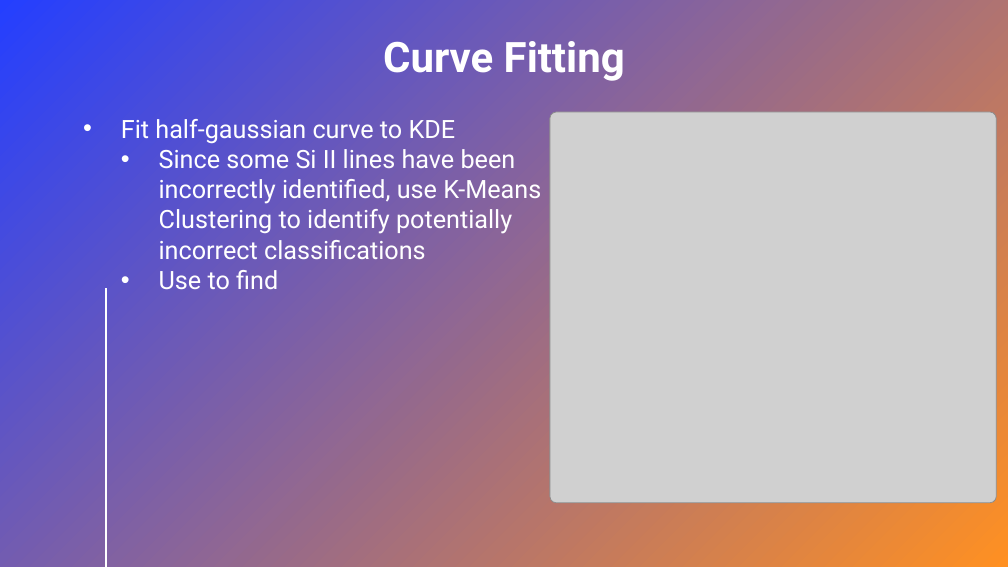
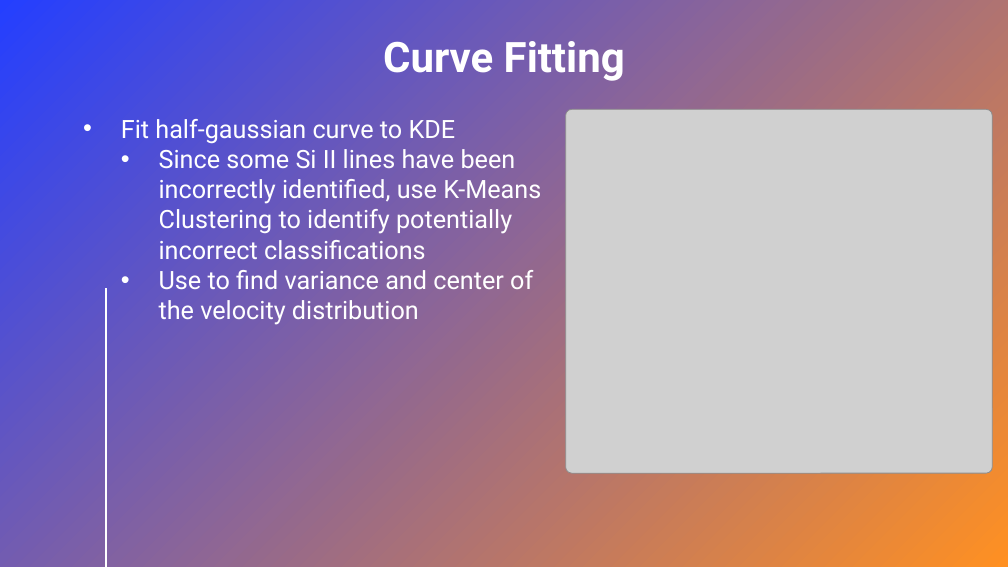
Before and after one commit to tobyheller-ucsd/SNIaEjectaVelocityAnalysis, a slide deck: slide 12 of Similarity in Ejecta Velocity Of Type Ia Supernovae.pptx. Drawn at 1008x567 pixels with LibreOffice and Linux fonts; fonts in the diff are those of the drawing; grey boxes stand for pictures. Boxes give left, top, right and bottom in pixels: in the first picture for what was removed or moved away, otherwise in the second. Text is boxed around its words. In the diff, an @@ line names an element or a change of style, - is before the commit and + after.

Commit message:
Forgot to save ppt

```diff
--- a/Similarity in Ejecta Velocity Of Type Ia Supernovae.pptx
+++ b/Similarity in Ejecta Velocity Of Type Ia Supernovae.pptx
@@ picture: place and size @@
-picture at <box>550,112,997,503</box>
+picture at <box>566,110,992,473</box>
@@ text at <box>159,270,533,325</box>: text changed @@
-  • Use to find
+  • Use to find variance and center of the velocity distribution
```
